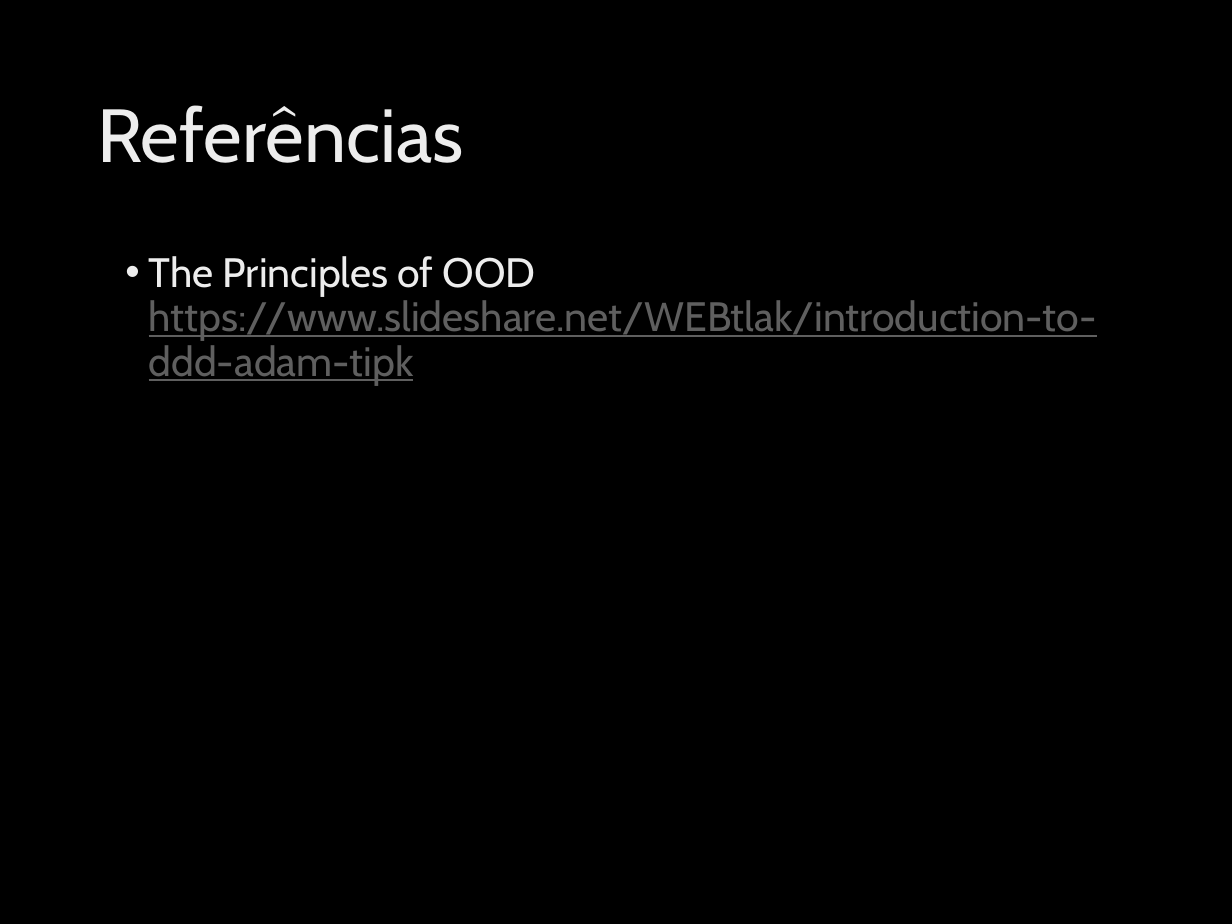
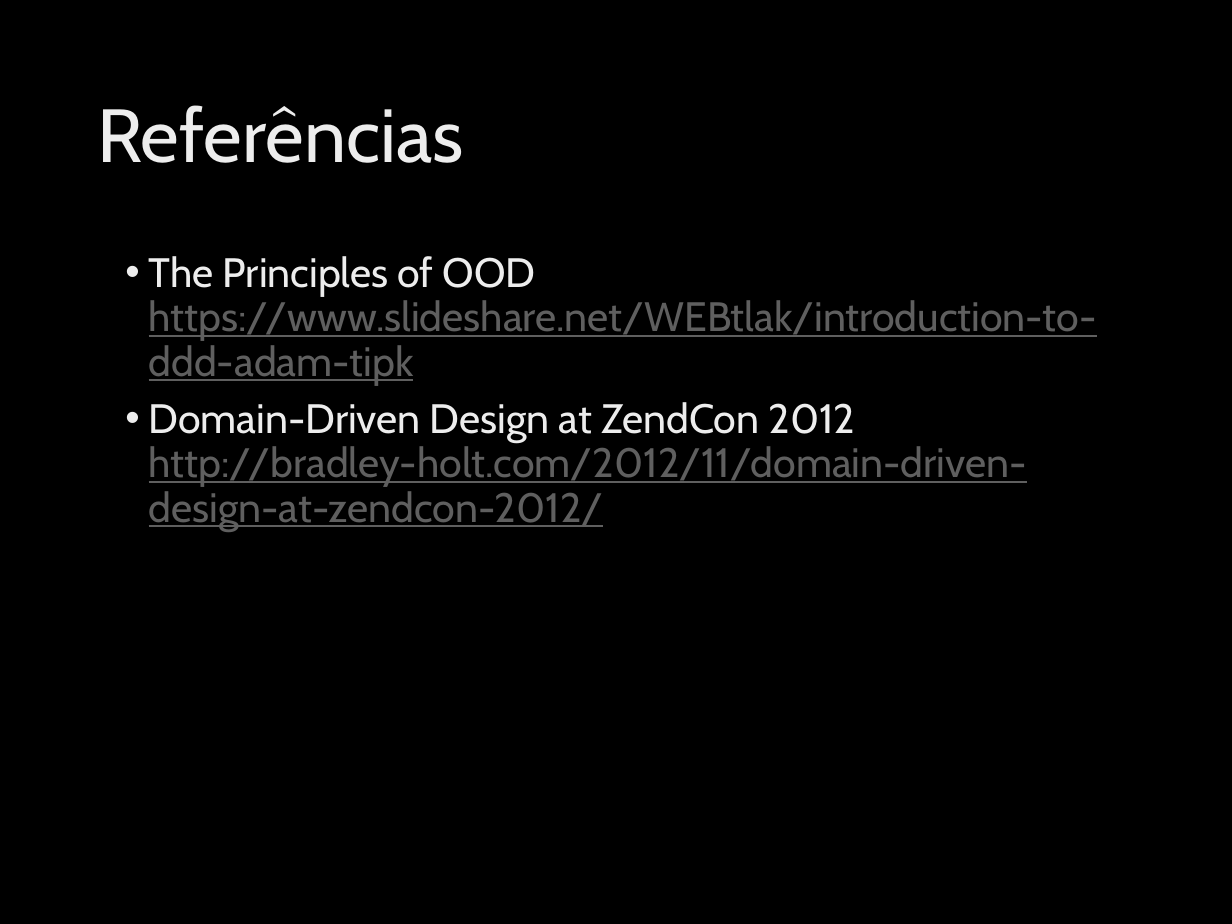
Before and after one commit to ivanpaulovich/event-sourcing-jambo, a slide deck: slide 27 of docs/Introdução ao Domain-Driven-Design (DDD).pptx (slide 15 before the commit). Drawn at 1232x924 pixels with LibreOffice and Linux fonts; fonts in the diff are those of the drawing; background and template pictures are left out. Boxes give left, top, right and bottom in pixels: in the first picture for what was removed or moved away, otherwise in the second. Text is boxed around its words. In the diff, an @@ line names an element or a change of style, - is before the commit and + after.

```diff
--- a/docs/Introdução ao Domain-Driven-Design (DDD).pptx
+++ b/docs/Introdução ao Domain-Driven-Design (DDD).pptx
@@ text at box(149, 402, 1027, 532): paragraph added @@
+• Domain-Driven Design at ZendCon 2012
+  http://bradley-holt.com/2012/11/domain-driven-design-at-zendcon-2012/
```
Also in this commit, not shown: 3 other slides changed, 12 slides added, 4 other files.
